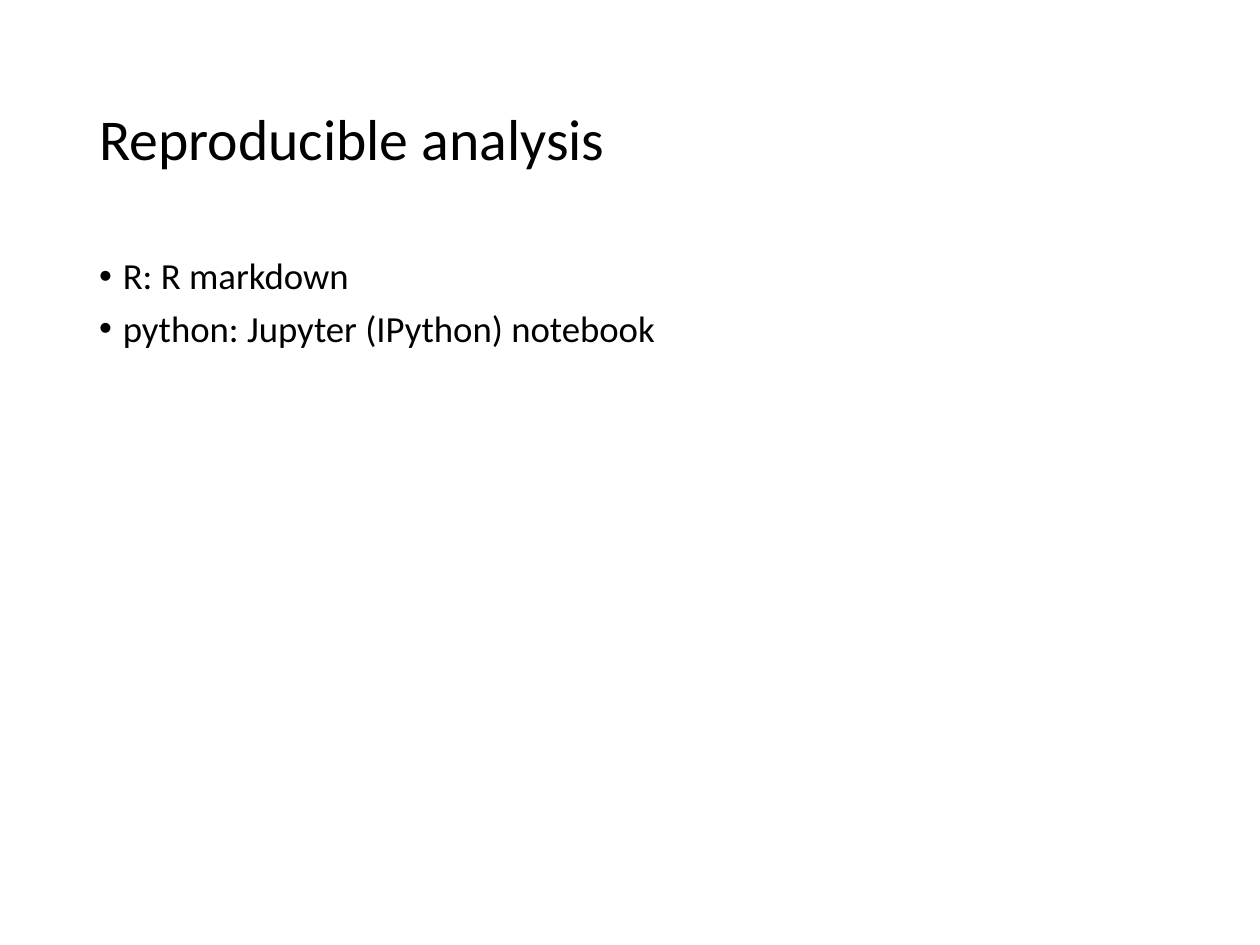
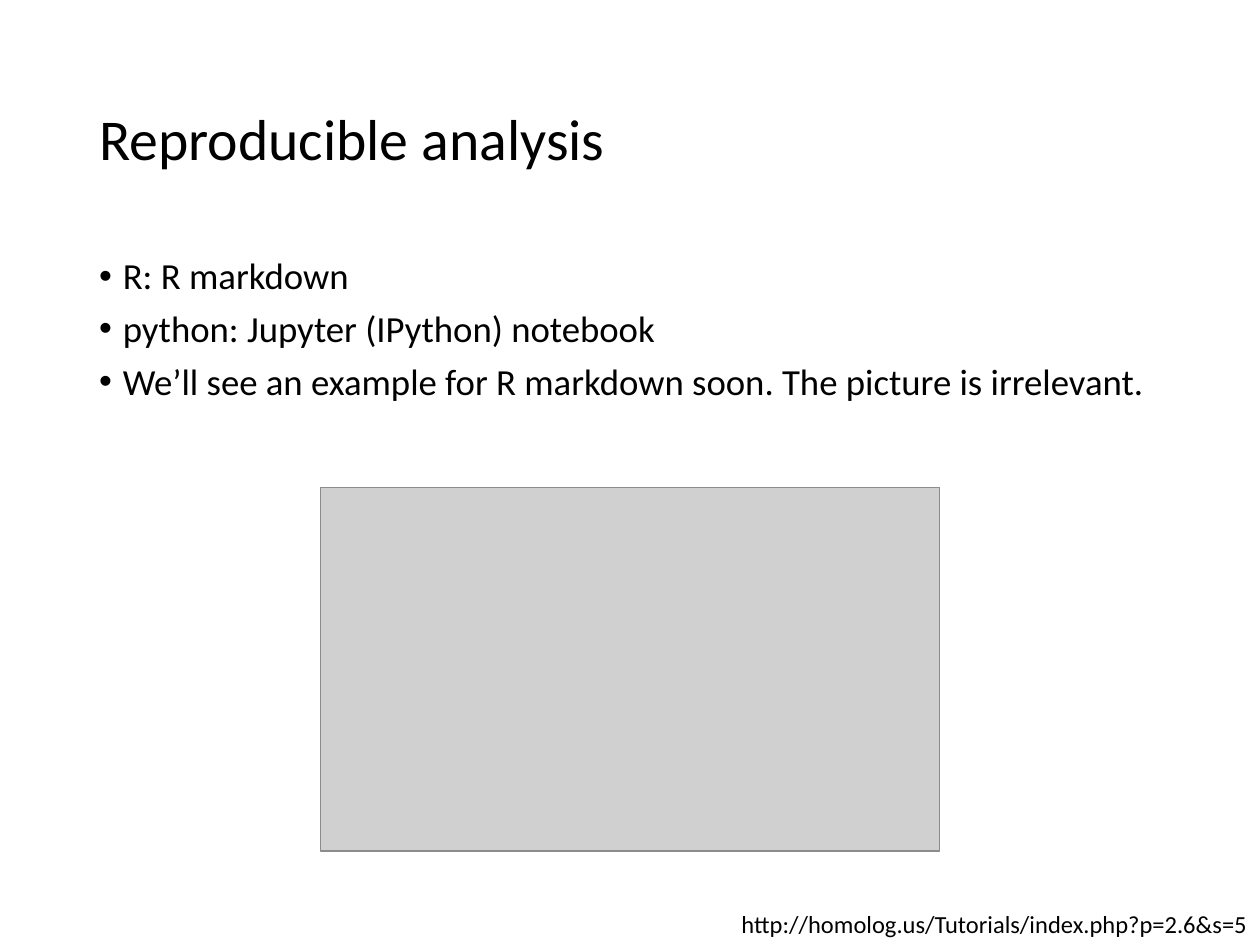
Before and after one commit to Yue-Jiang/achems, a slide deck: slide 14 of rna-seq workshop.pptx. Drawn at 1260x945 pixels with LibreOffice and Linux fonts; fonts in the diff are those of the drawing; grey boxes stand for pictures. Boxes give left, top, right and bottom in pixels: in the first picture for what was removed or moved away, otherwise in the second. Text is boxed around its words. In the diff, an @@ line names an element or a change of style, - is before the commit and + after.

Commit message:
update slides

```diff
--- a/rna-seq workshop.pptx
+++ b/rna-seq workshop.pptx
@@ text at (123, 369, 1144, 401): paragraph added @@
+• We’ll see an example for R markdown soon. The picture is irrelevant.
@@ picture added at (320, 488, 940, 852) @@
@@ text added at (741, 916, 1246, 938), 14 pt, text #000000 @@
+http://homolog.us/Tutorials/index.php?p=2.6&s=5
```
Also in this commit, not shown: 2 other slides changed.
